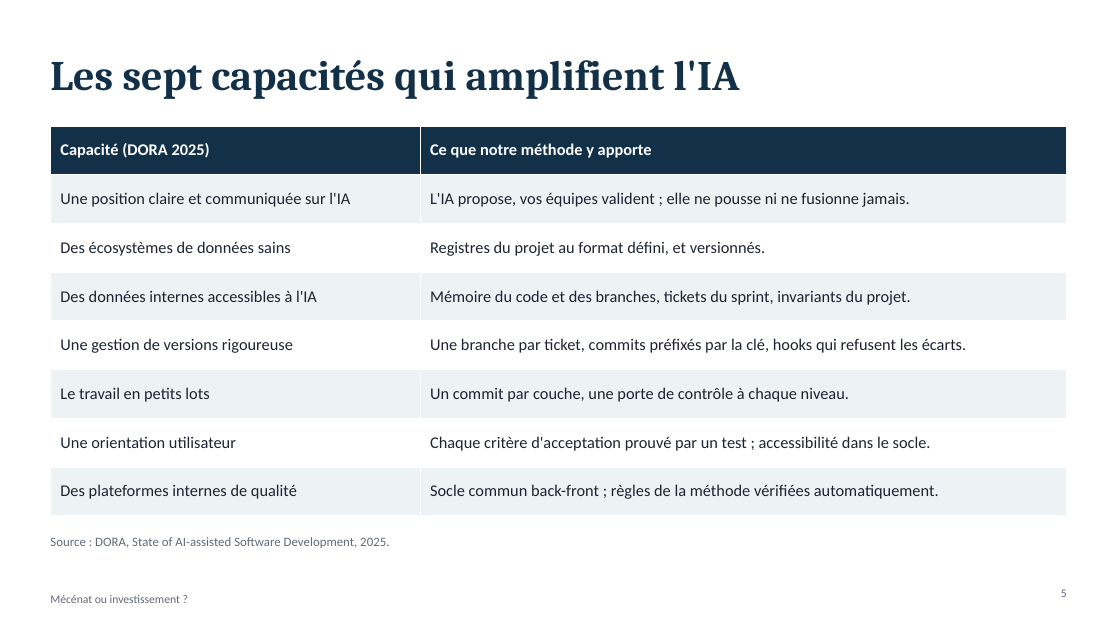
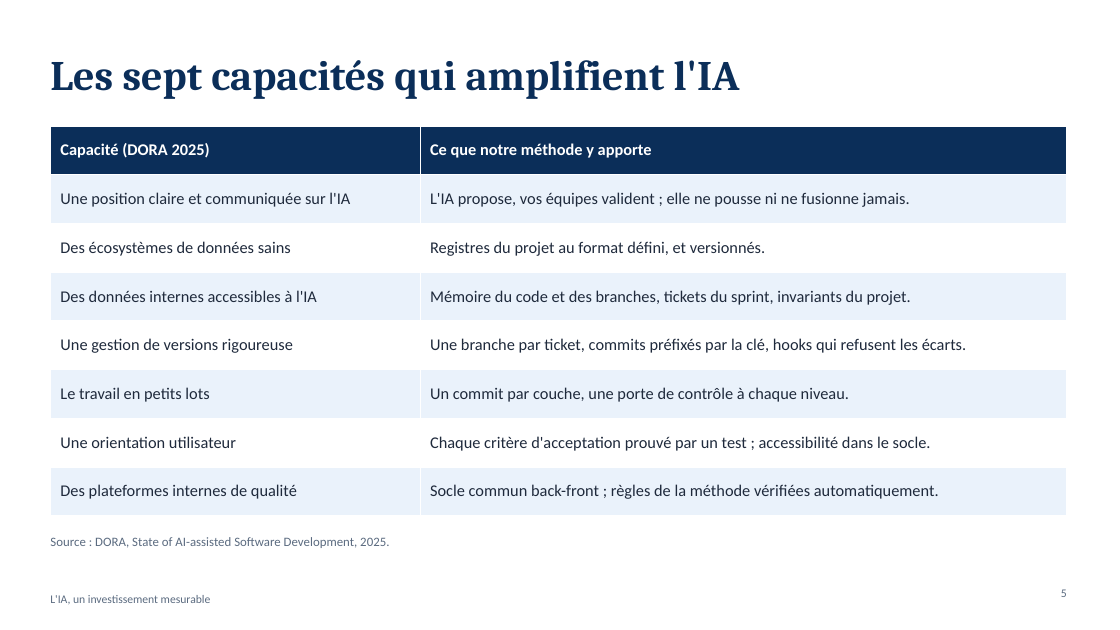
Before and after one commit to FredGarcia/Agent2Prompt, a slide deck: slide 5 of docs/presentation-valeur-ia/presentation-valeur-ia.pptx. Drawn at 1120x630 pixels with LibreOffice and Linux fonts; fonts in the diff are those of the drawing. Boxes give left, top, right and bottom in pixels: in the first picture for what was removed or moved away, otherwise in the second. Text is boxed around its words. In the diff, an @@ line names an element or a change of style, - is before the commit and + after.

```diff
--- a/docs/presentation-valeur-ia/presentation-valeur-ia.pptx
+++ b/docs/presentation-valeur-ia/presentation-valeur-ia.pptx
@@ title "Les sept capacités qui amplifient ..." at <box>50,60,740,99</box>: text colour #123047 to #0B2E59 @@
@@ table at <box>50,126,1067,503</box> @@
@@ fill #123047 to #0B2E59 in row 1 @@
@@ fill #EDF2F5 to #EAF2FB in 8 cells @@
@@ text colour #1B2430 to #1F2A3C @@
@@ text at <box>50,595,211,604</box>: text changed; text colour #5F6B79 to #5B6B80 @@
-Mécénat ou investissement ?
+L'IA, un investissement mesurable
```
Also in this commit, not shown: 15 other slides changed, 1 slide removed, 3 other files.
